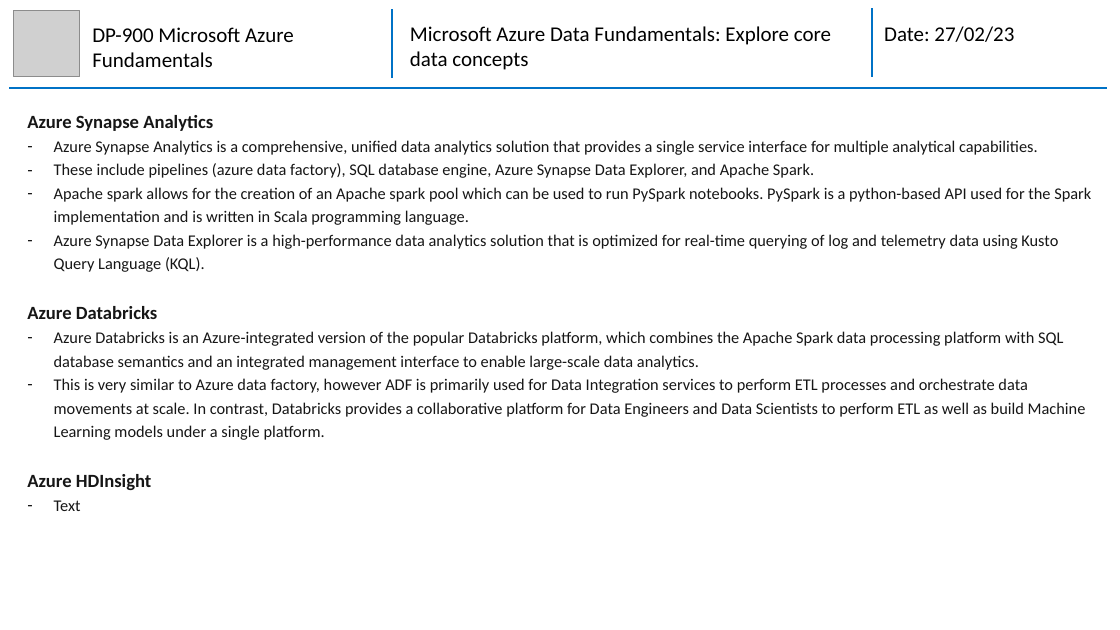
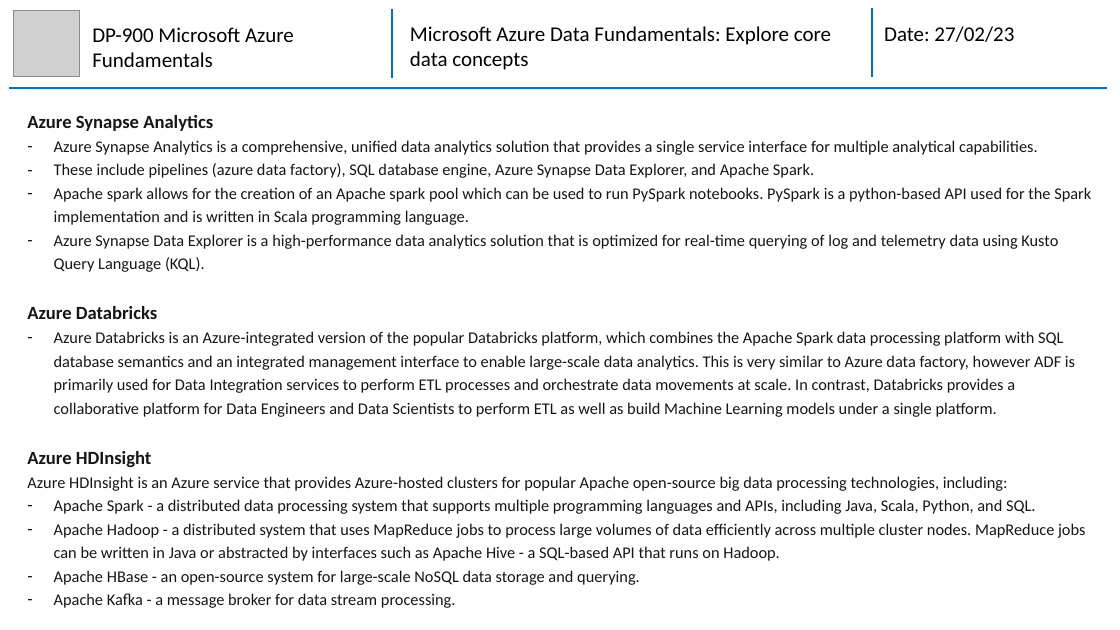
Before and after one commit to mhaythornthwaite/Testing_ML_Algorithms, a slide deck: slide 10 of Azure_DP-900_Fundamentals/MJH_DP-900_Azure_Fundamentals_Notes.pptx. Drawn at 1120x630 pixels with LibreOffice and Linux fonts; fonts in the diff are those of the drawing; grey boxes stand for pictures. Boxes give left, top, right and bottom in pixels: in the first picture for what was removed or moved away, otherwise in the second. Text is boxed around its words. In the diff, an @@ line names an element or a change of style, - is before the commit and + after.

Commit message:
Azure DP900 Section 1 Finished

```diff
--- a/Azure_DP-900_Fundamentals/MJH_DP-900_Azure_Fundamentals_Notes.pptx
+++ b/Azure_DP-900_Fundamentals/MJH_DP-900_Azure_Fundamentals_Notes.pptx
@@ text at box(54, 331, 1075, 417): text changed @@
-– Azure Databricks is an Azure-integrated version of the popular Databricks platform, which combines the Apache Spark data processing platform with SQL database semantics and an integrated management interface to enable large-scale data analytics.
-– This is very similar to Azure data factory, however ADF is primarily used for Data Integration services to perform ETL processes and orchestrate data movements at scale. In contrast, Databricks provides a collaborative platform for Data Engineers and Data Scientists to perform ETL as well as build Machine Learning models under a single platform.
+– Azure Databricks is an Azure-integrated version of the popular Databricks platform, which combines the Apache Spark data processing platform with SQL database semantics and an integrated management interface to enable large-scale data analytics. This is very similar to Azure data factory, however ADF is primarily used for Data Integration services to perform ETL processes and orchestrate data movements at scale. In contrast, Databricks provides a collaborative platform for Data Engineers and Data Scientists to perform ETL as well as build Machine Learning models under a single platform.
@@ text at box(27, 476, 1085, 608): text changed @@
-– Text
+Azure HDInsight is an Azure service that provides Azure-hosted clusters for popular Apache open-source big data processing technologies, including:
+– Apache Spark - a distributed data processing system that supports multiple programming languages and APIs, including Java, Scala, Python, and SQL.
+– Apache Hadoop - a distributed system that uses MapReduce jobs to process large volumes of data efficiently across multiple cluster nodes. MapReduce jobs can be written in Java or abstracted by interfaces such as Apache Hive - a SQL-based API that runs on Hadoop.
+– Apache HBase - an open-source system for large-scale NoSQL data storage and querying.
+– Apache Kafka - a message broker for data stream processing.
```
Also in this commit, not shown: 1 other slide changed.
